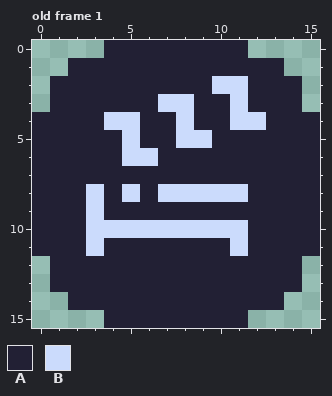
Edited in one commit: pixel-art file (Assets/Sprites/NeedIcons.aseprite). Above is the file before it was changed.
16x16 pixels, 1 frame. Shown: old frame 1. The commit also changed other frames, which this record leaves out.
Visible layers, top first: "Layer 2", "Layer 1".
Palette (. is transparent): A #222034  B #cbdbfc
Pixels before, old frame 1, first column x 0:
 0 ....AAAAAAAA....
 1 ..AAAAAAAAAAAA..
 2 .AAAAAAAAABBAAA.
 3 .AAAAAABBAABAAA.
 4 AAAABBAABAABBAAA
 5 AAAAABAABBAAAAAA
 6 AAAAABBAAAAAAAAA
 7 AAAAAAAAAAAAAAAA
 8 AAABABABBBBBAAAA
 9 AAABAAAAAAAAAAAA
10 AAABBBBBBBBBAAAA
11 AAABAAAAAAABAAAA
12 .AAAAAAAAAAAAAA.
13 .AAAAAAAAAAAAAA.
14 ..AAAAAAAAAAAA..
15 ....AAAAAAAA....
After:
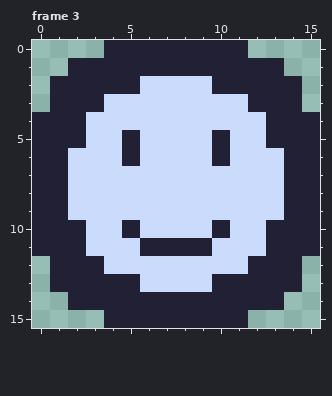
A new or re-ordered frame is compared with the old frame closest to it.
Changes in this commit:
frames 1 -> 3
Changed rows in their new state; - is an unchanged pixel.
Frame 3 is new; against old frame 1, layer "Layer 2":
first column x 2:
 2 ----BBBBAA--
 3 --BBB--BB---
 4 -B--BB-BB---
 5 -BBABB---BB-
 6 BBBA-BBB-BBB
 7 BBBBBBBBBBBB
 8 B-B-B-----BB
 9 B-BBBBBBBBBB
10 ---A----A-B-
11 --BB----B-B-
12 --BBBBBBBB--
13 ----BBBB----
